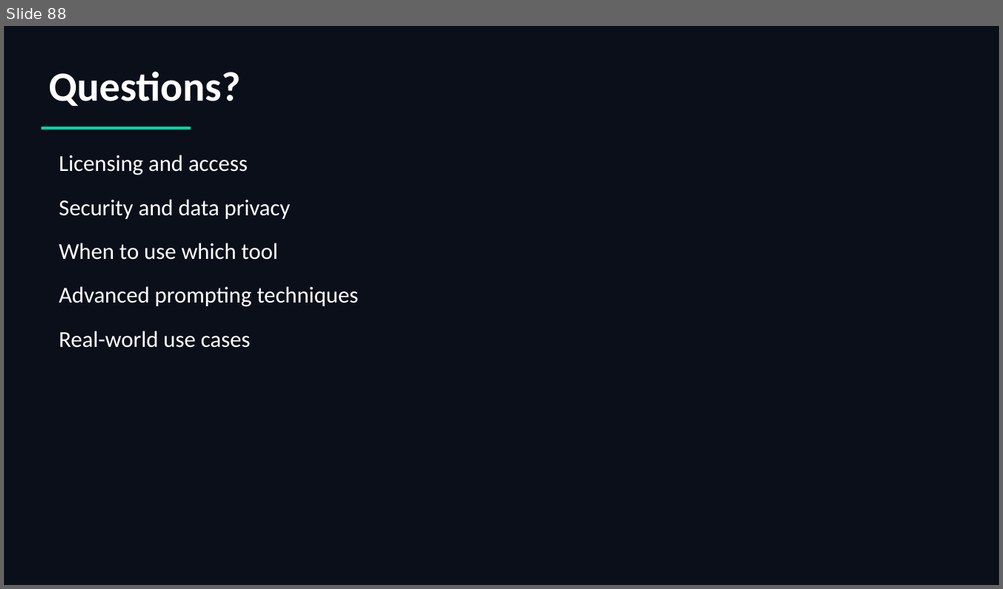
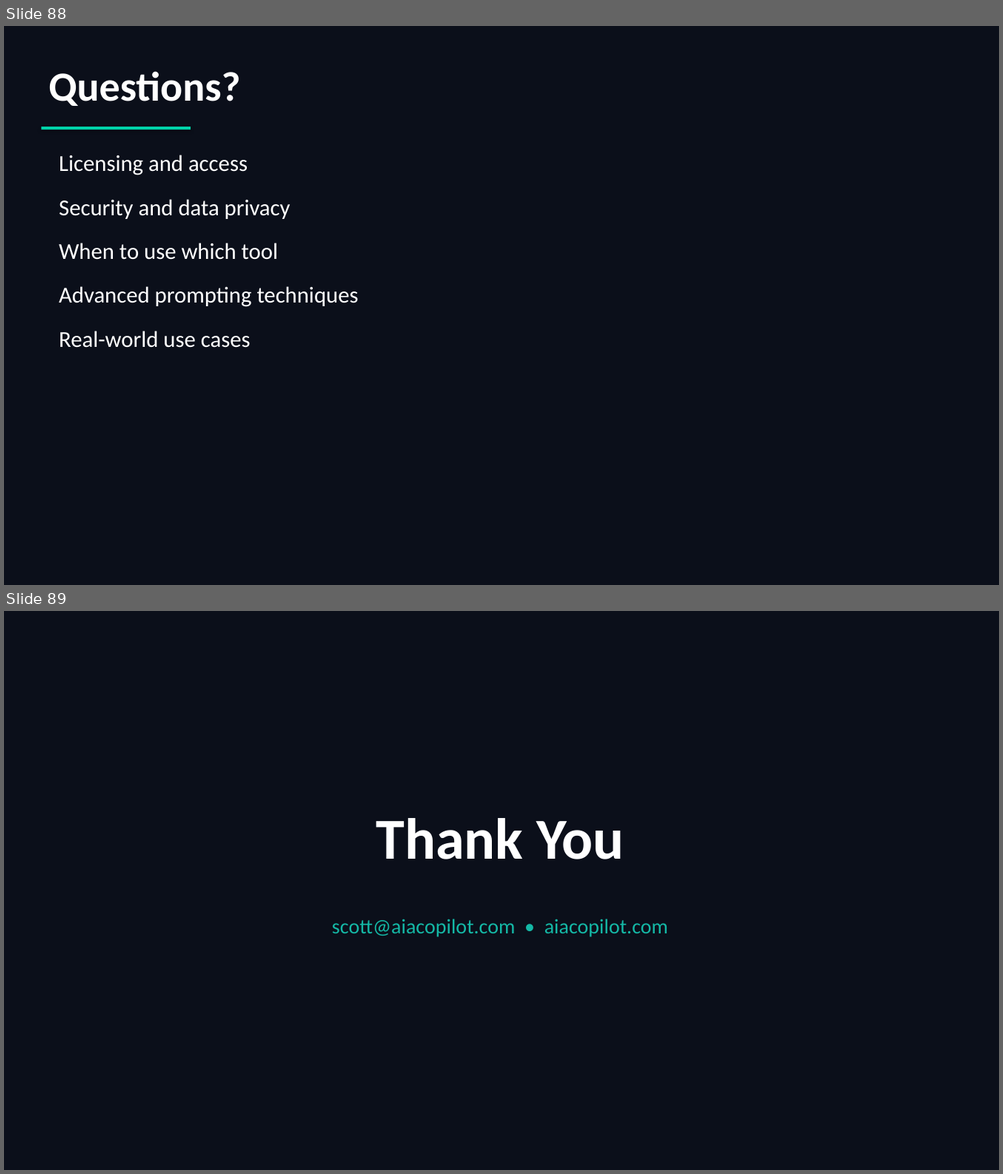
Before and after one commit to scottrhay/AIA-ClaudeCopilot, a slide deck: slides/Day1_Claude_for_Business.pptx. Shown one above the other, each under a label of ours: slide 88 before the commit, slides 88 and 89 after it. The pictures are 1003x589 and 1003x1174 pixels, drawn with LibreOffice and Linux fonts; fonts in the diff are those of the drawing. Boxes give left, top, right and bottom in pixels: in the first picture for what was removed or moved away, otherwise in the second. Text is boxed around its words. In the diff, an @@ line names an element or a change of style, - is before the commit and + after.

Commit message:
Day 1: Restore Thank You slide — 89 slides

```diff
--- a/slides/Day1_Claude_for_Business.pptx
+++ b/slides/Day1_Claude_for_Business.pptx
@@ slide 89 added at (4,611,999,1170), background #0B0F1A @@
@@ text added at (375,818,624,860), 56 pt, text #FFFFFF, bold @@
+Thank You
@@ text added at (332,919,668,937), 20 pt, text #14B8A6 @@
+scott@aiacopilot.com • aiacopilot.com
```
